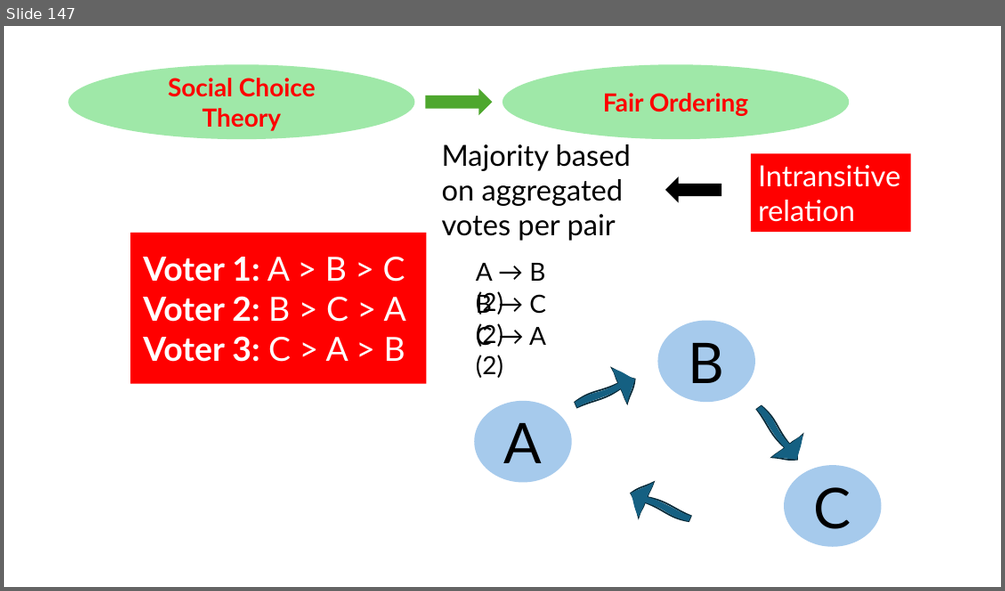
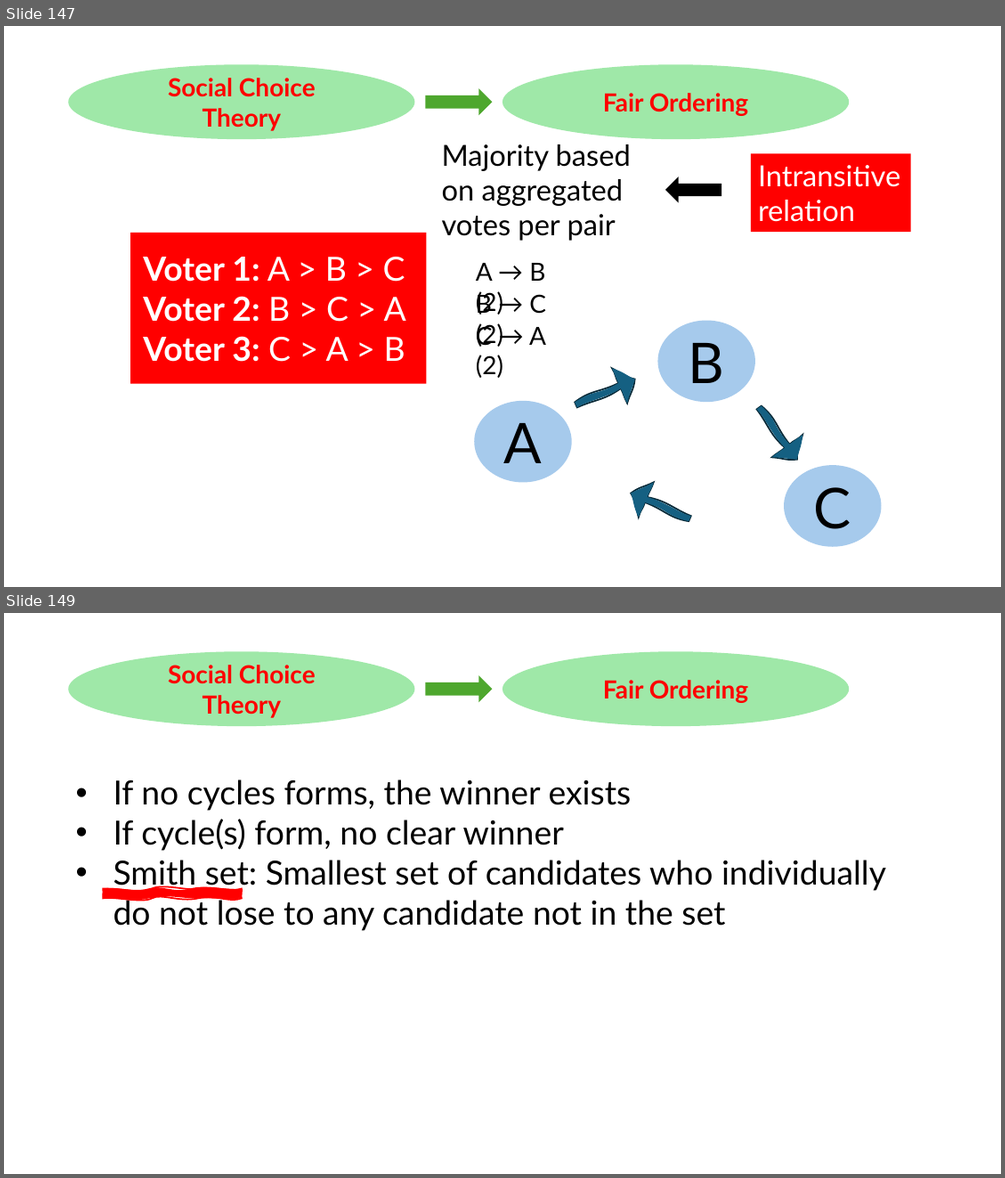
Before and after one commit to HaseebLUMS/Onyx-Presentation, a slide deck: thesis-latency-fairness.pptx. Shown one above the other, each under a label of ours: slide 147 before the commit, slides 147 and 149 after it; the slides between them are not shown. The pictures are 1005x591 and 1005x1178 pixels, drawn with LibreOffice and Linux fonts; fonts in the diff are those of the drawing. Boxes give left, top, right and bottom in pixels: in the first picture for what was removed or moved away, otherwise in the second. Text is boxed around its words. In the diff, an @@ line names an element or a change of style, - is before the commit and + after.

```diff
--- a/thesis-latency-fairness.pptx
+++ b/thesis-latency-fairness.pptx
@@ slide 149 added at [4, 613, 1001, 1174], background #FFFFFF @@
@@ ellipse added at [68, 652, 414, 727], fill #47D45A at 52% opacity, 24 pt, text #FF0000, bold @@
+Social Choice Theory
@@ ellipse added at [502, 652, 849, 727], fill #47D45A at 52% opacity, 24 pt, text #FF0000, bold @@
+Fair Ordering
@@ down arrow added at [427, 677, 492, 700], fill #4EA72E, outline #4EA72E 1.5 pt @@
@@ text added at [113, 779, 886, 931], 32 pt, text #000000 @@
+• If no cycles forms, the winner exists
+• If cycle(s) form, no clear winner
+• Smith set: Smallest set of candidates who individually do not lose to any candidate not in the set
@@ freeform shape added at [103, 889, 241, 899], fill #FF0000, outline #FF0000 1.5 pt @@
```
Also in this commit, not shown: 8 slides changed.
